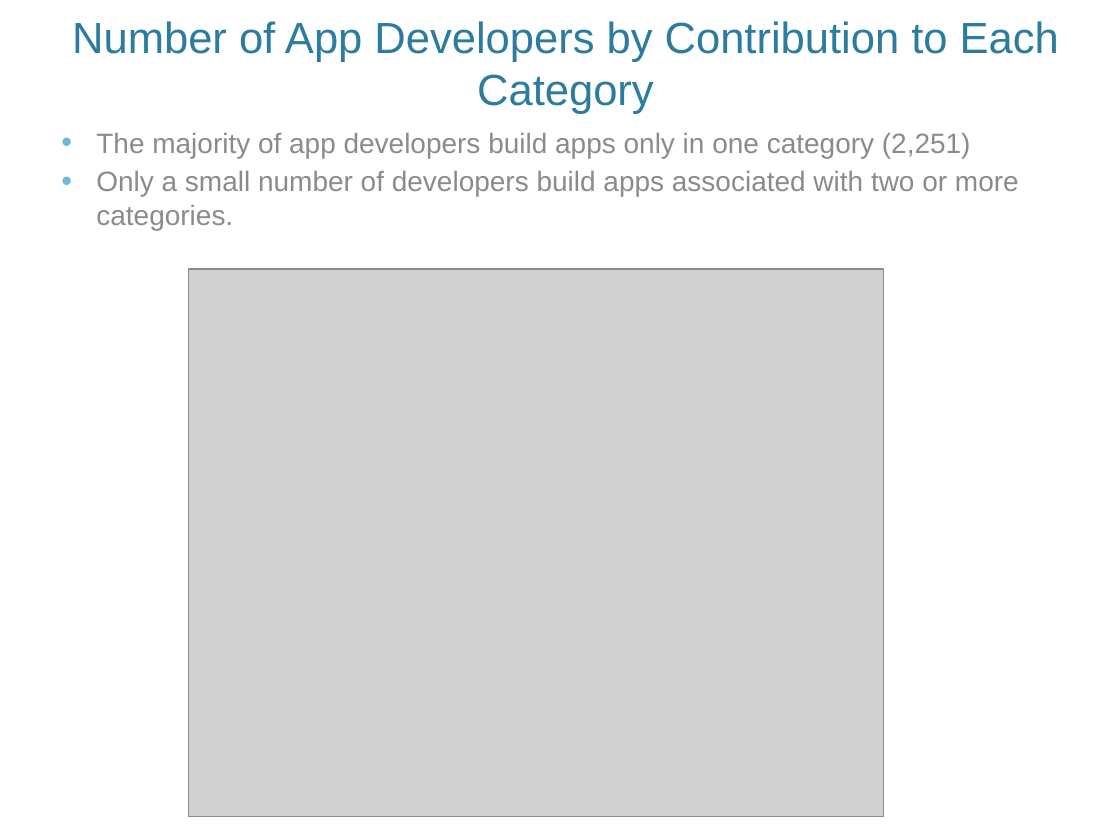
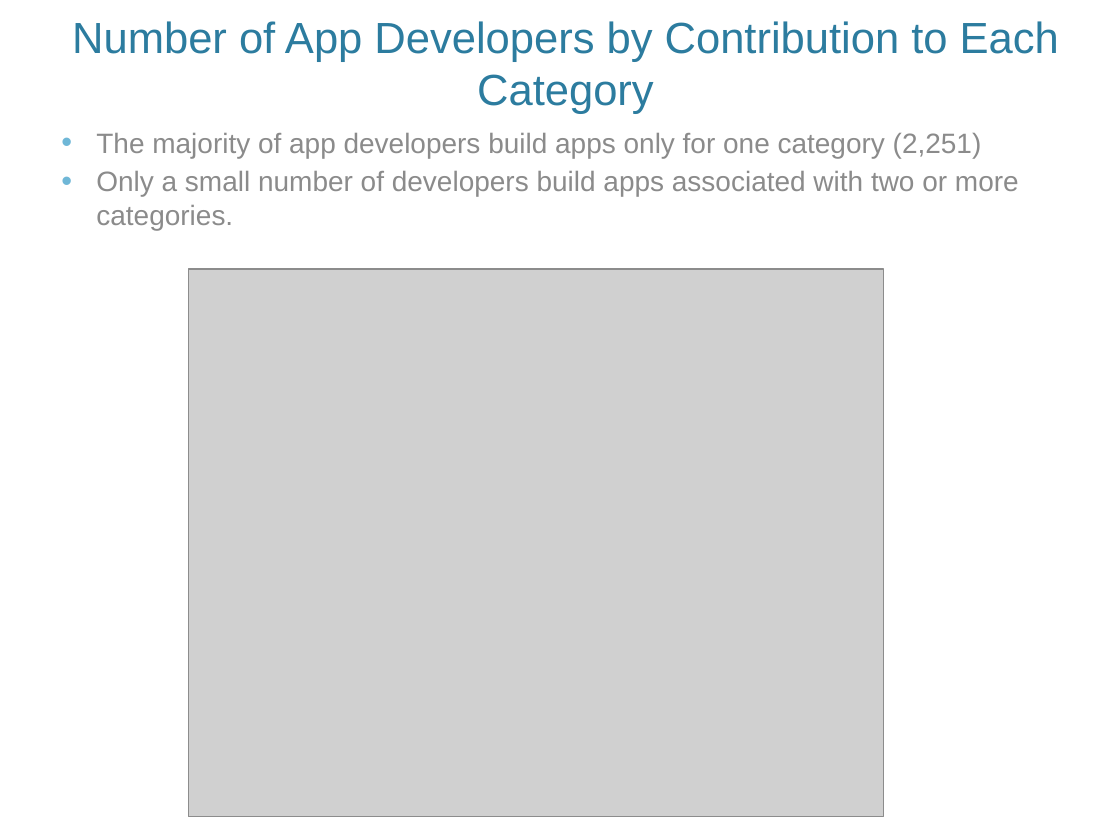
Before and after one commit to ynorenko/web-scraping, a slide deck: slide 16 of Scraping Project .pptx. Drawn at 1120x840 pixels with LibreOffice and Linux fonts; fonts in the diff are those of the drawing; grey boxes stand for pictures; background and template pictures are left out. Boxes give left, top, right and bottom in pixels: in the first picture for what was removed or moved away, otherwise in the second. Text is boxed around its words. In the diff, an @@ line names an element or a change of style, - is before the commit and + after.

Commit message:
ppt

```diff
--- a/Scraping Project .pptx
+++ b/Scraping Project .pptx
@@ text at (96, 133, 982, 158): text changed @@
-• The majority of app developers build apps only in one category (2,251)
+• The majority of app developers build apps only for one category (2,251)
```
Also in this commit, not shown: 1 other file.
